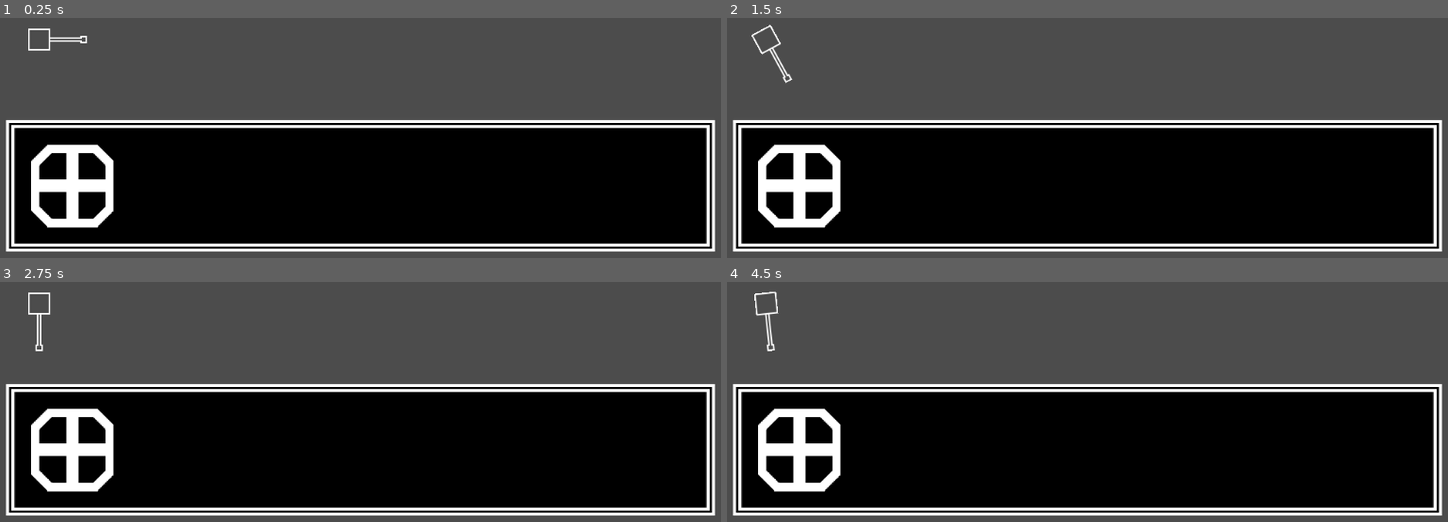
Above: before the commit, frames 1-4 (two rows, left to right).
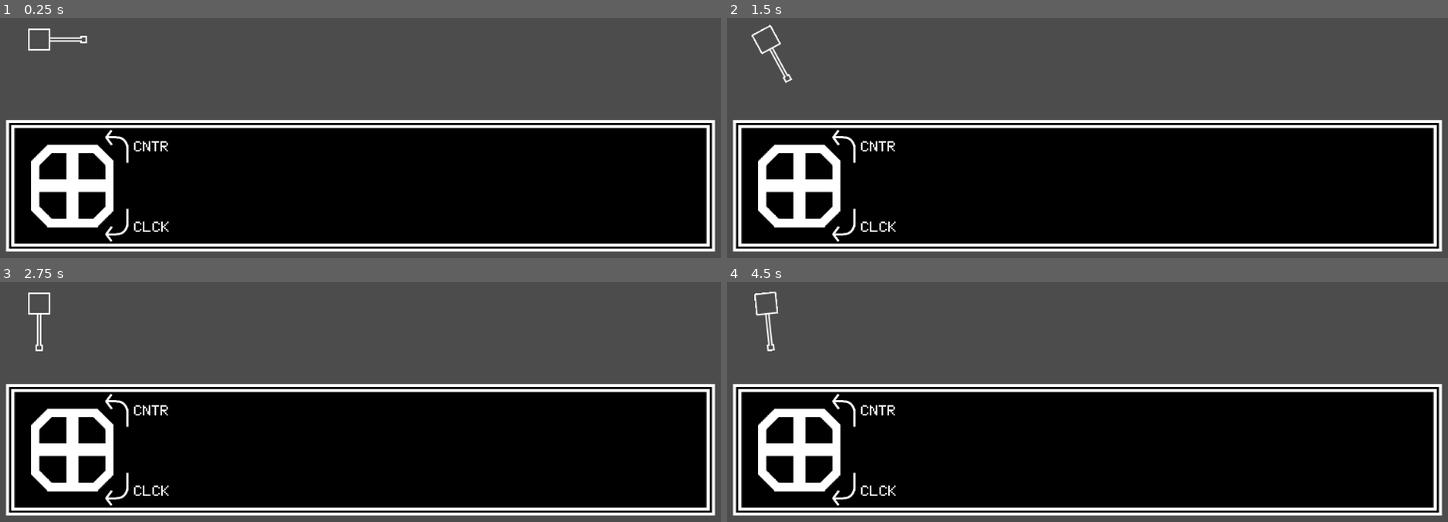
Above: after the commit, the same moments.

Repository: CluckeyMcCormick/fictional-guacamole
Game: Godot game, scene res://scenes/Main.tscn
Two runs of this game, one before a commit and one after it. Both use one fixed random seed, a clock stepped at 60 frames per second and the inputs below.
Inputs:
- Up to frame 1 (0.25 s): no input
- Up to frame 2 (1.5 s): tap Enter at 0.5 s; hold E (tr_rotate_clockwise) 0.53-1.28 s; tap Q (tr_rotate_counterwise) at 1.35 s
- Up to frame 3 (2.75 s): tap Space at 2 s; hold E (tr_rotate_clockwise) from 2.03 s (still down)
- Up to frame 4 (4.5 s): tap Enter at 2.75, 4.25 s; release E (tr_rotate_clockwise) at 2.78 s; tap Q (tr_rotate_counterwise) at 2.85, 4.35 s; tap Space at 3.5 s; hold E (tr_rotate_clockwise) 3.53-4.28 s

The runs differ from the first frame. In frame 1, 0.4% of the frame differs, in the area x 14-24%, y 46-94%; in frame 2, 0.4%; in frame 3, 0.4%; in frame 4, 0.4%.

Commit message:
Add some basic information to the Wheel display
So I eventually want to rotate the wheel as our input for rotating the
turret. Or maybe we'll just use it to show how the turret is rotating.
Not sure yet.

Either way, I've added some extra symbols and wording to indicate
directions on the wheel - with abbreviations for clockwise and
counter-clockwise.

Diff:
--- a/godot/scenes/GUI.tscn
+++ b/godot/scenes/GUI.tscn
@@ -1,10 +1,16 @@
-[gd_scene load_steps=3 format=2]
+[gd_scene load_steps=7 format=2]
 
 [ext_resource path="res://assets/menu_background.png" type="Texture" id=1]
 [ext_resource path="res://assets/grab_wheel.png" type="Texture" id=2]
+[ext_resource path="res://assets/curve_arrow_flip.png" type="Texture" id=3]
+[ext_resource path="res://assets/curve_arrow.png" type="Texture" id=4]
+[ext_resource path="res://assets/font/Minimal5x7.ttf" type="DynamicFontData" id=5]
+
+[sub_resource type="DynamicFont" id=1]
+size = 33
+font_data = ExtResource( 5 )
 
 [node name="GUIBox" type="MarginContainer"]
-editor/display_folded = true
 anchor_top = 1.0
 anchor_right = 1.0
 anchor_bottom = 1.0
@@ -57,3 +63,42 @@
 rect_scale = Vector2( 0.75, 0.75 )
 rect_pivot_offset = Vector2( 75, 75 )
 texture = ExtResource( 2 )
+
+[node name="Arrow_CNTR" type="TextureRect" parent="BoxMargins/BoxDivider/WheelMaster"]
+margin_left = 90.0
+margin_top = -30.0
+margin_right = 190.0
+margin_bottom = 70.0
+rect_scale = Vector2( 0.5, 0.5 )
+rect_pivot_offset = Vector2( 50, 50 )
+texture = ExtResource( 3 )
+
+[node name="Arrow_CLCK" type="TextureRect" parent="BoxMargins/BoxDivider/WheelMaster"]
+margin_left = 90.0
+margin_top = 80.0
+margin_right = 190.0
+margin_bottom = 180.0
+rect_rotation = 180.0
+rect_scale = Vector2( 0.5, 0.5 )
+rect_pivot_offset = Vector2( 50, 50 )
+texture = ExtResource( 4 )
+
+[node name="Label_CNTR" type="Label" parent="BoxMargins/BoxDivider/WheelMaster"]
+margin_left = 159.0
+margin_top = 13.0
+margin_right = 207.0
+margin_bottom = 35.0
+custom_fonts/font = SubResource( 1 )
+text = "CNTR"
+align = 1
+valign = 1
+
+[node name="Label_CLCK" type="Label" parent="BoxMargins/BoxDivider/WheelMaster"]
+margin_left = 159.0
+margin_top = 123.0
+margin_right = 208.0
+margin_bottom = 145.0
+custom_fonts/font = SubResource( 1 )
+text = "CLCK"
+align = 1
+valign = 1
Binary file added: godot/assets/curve_arrow.png
Not shown, added: godot/assets/curve_arrow.png.import
Binary file added: godot/assets/curve_arrow_flip.png
Not shown, added: godot/assets/curve_arrow_flip.png.import
Binary file added: godot/assets/font/Minimal3x5.ttf
Binary file added: godot/assets/font/Minimal5x5Monospaced.ttf
Binary file added: godot/assets/font/Minimal5x7.ttf
Not shown, added: godot/assets/font/attribution.txt
